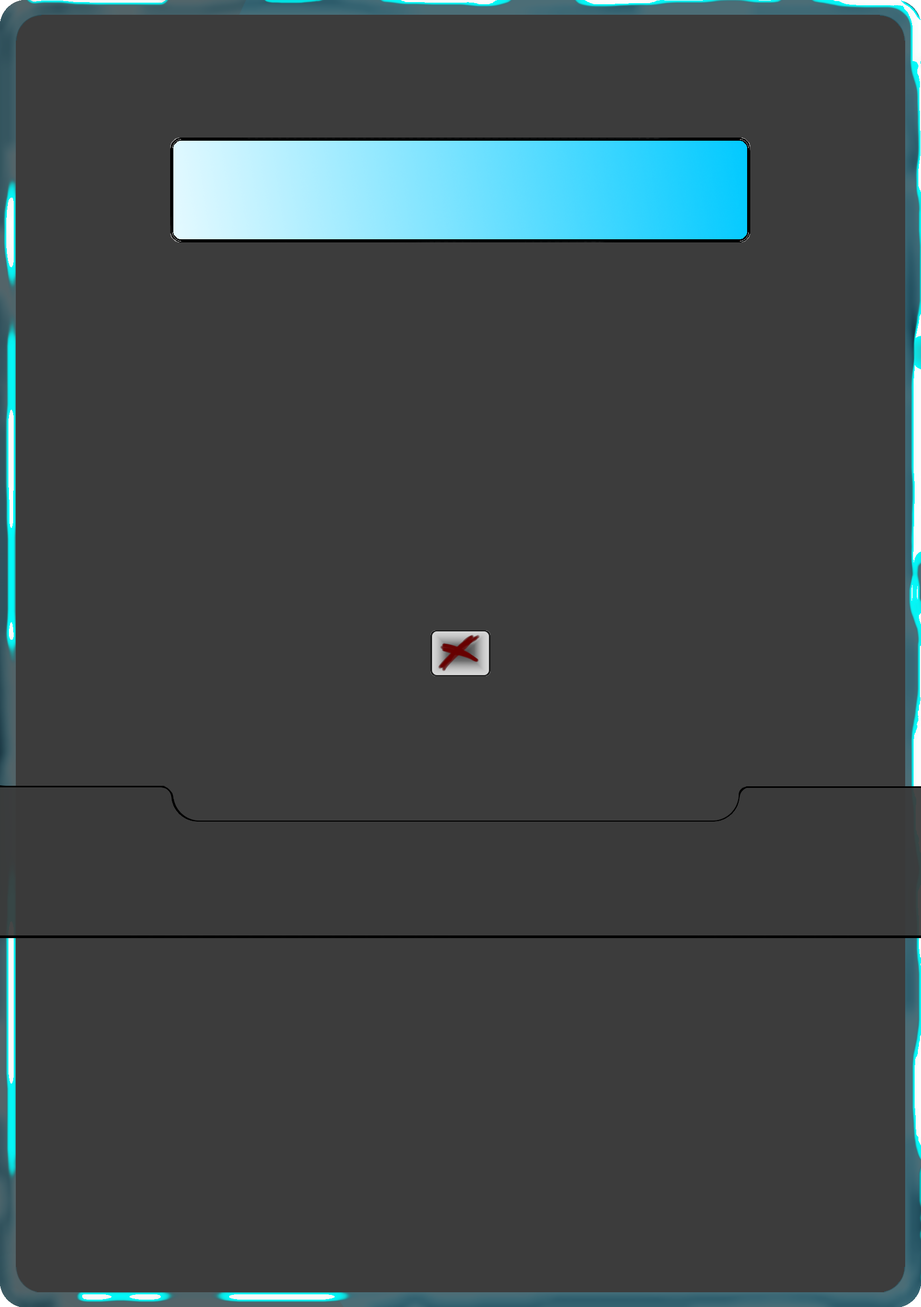
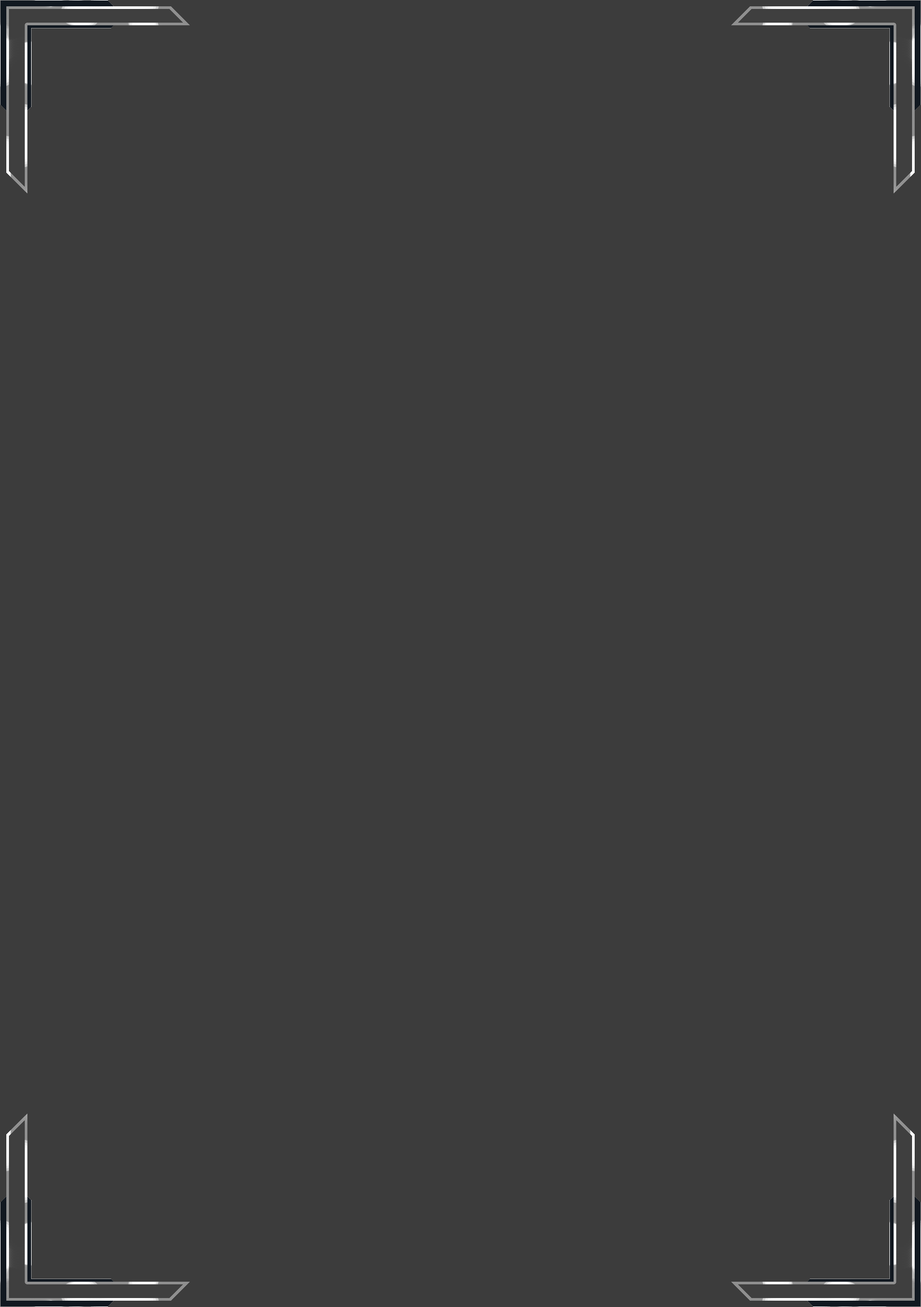
Comparing the layer stacks of the two w=921, h=1307 images. Changes:
added layer "corner_01-Kopie" above "corner_01" over [0, 1113, 921, 1307]
added layer "corner_01" above "button #1" over [0, 0, 921, 194]
hid "button #1" over [173, 140, 748, 240]
hid "UIPanelSprite_03.png" over [170, 137, 751, 243]
hid "UISalvageButtonSprite_03.png" over [430, 630, 491, 676]
hid "UIBackgroundSprite_01.png" over [0, 785, 921, 938]
hid "fireCrackerIcon #2" over [0, 0, 921, 1307]
hid "fireCrackerIcon #1" over [0, 0, 921, 1307]
